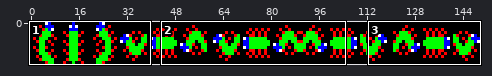
Sprite sheet, stored at source/img-enemy8.png. Above, an overview of the earlier version with the close-up marked.
Close-up. First the earlier version:
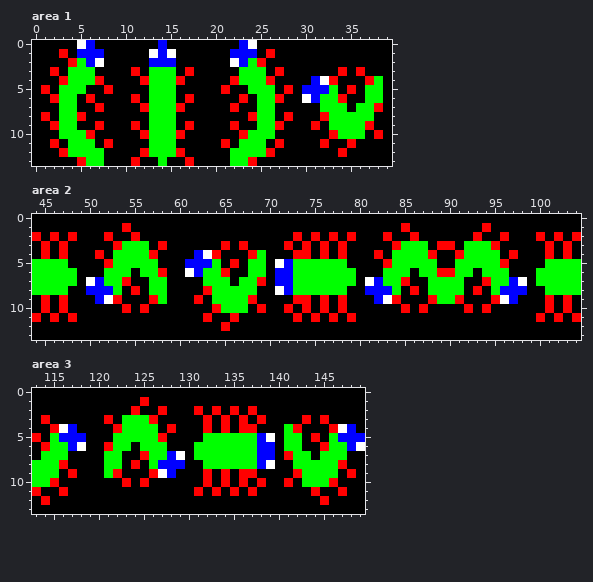
The file is 150x14 pixels. Shown: area 1: x 0..39, y 0..13; area 2: x 44..104, y 0..13; area 3: x 113..149, y 0..13.
The result:
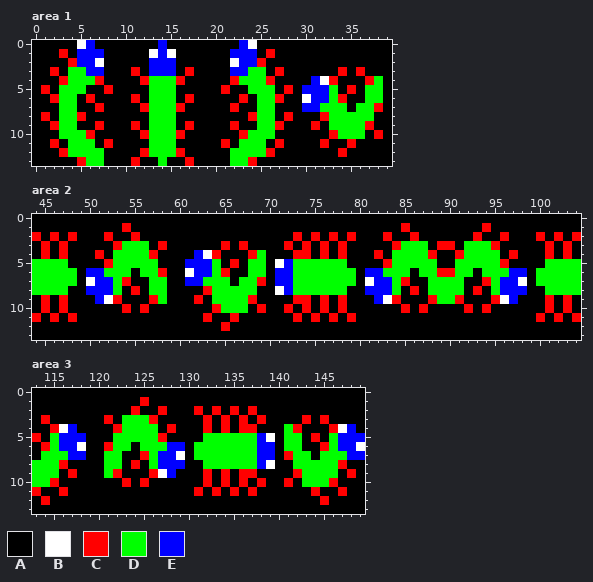
Palette (. is transparent): A #000000  B #ffffff  C #ff0000  D #00ff00  E #0000ff
From the commit log: enemy8 fix give enemy 8 a slightly bigger head on some frames of the animation
From old to new:
Area 1:
y 2: x 5 D -> E; x 24 D -> E
y 3: x 6..7 DA -> EE; x 13..15 DDD -> EEE; x 22..23 AD -> EE
y 6: x 32 D -> E
y 7: x 30..31 AA -> EE
Area 2:
y 6: x 50..51 AA -> EE; x 63 D -> E; x 81..82 AA -> EE; x 97..98 AA -> EE
y 7: x 52 D -> E; x 61..62 AA -> EE; x 83 D -> E; x 96 D -> E
Area 3:
y 6: x 116 D -> E; x 128..129 AA -> EE; x 147 D -> E
y 7: x 117..118 AA -> EE; x 127 D -> E; x 148..149 AA -> EE
